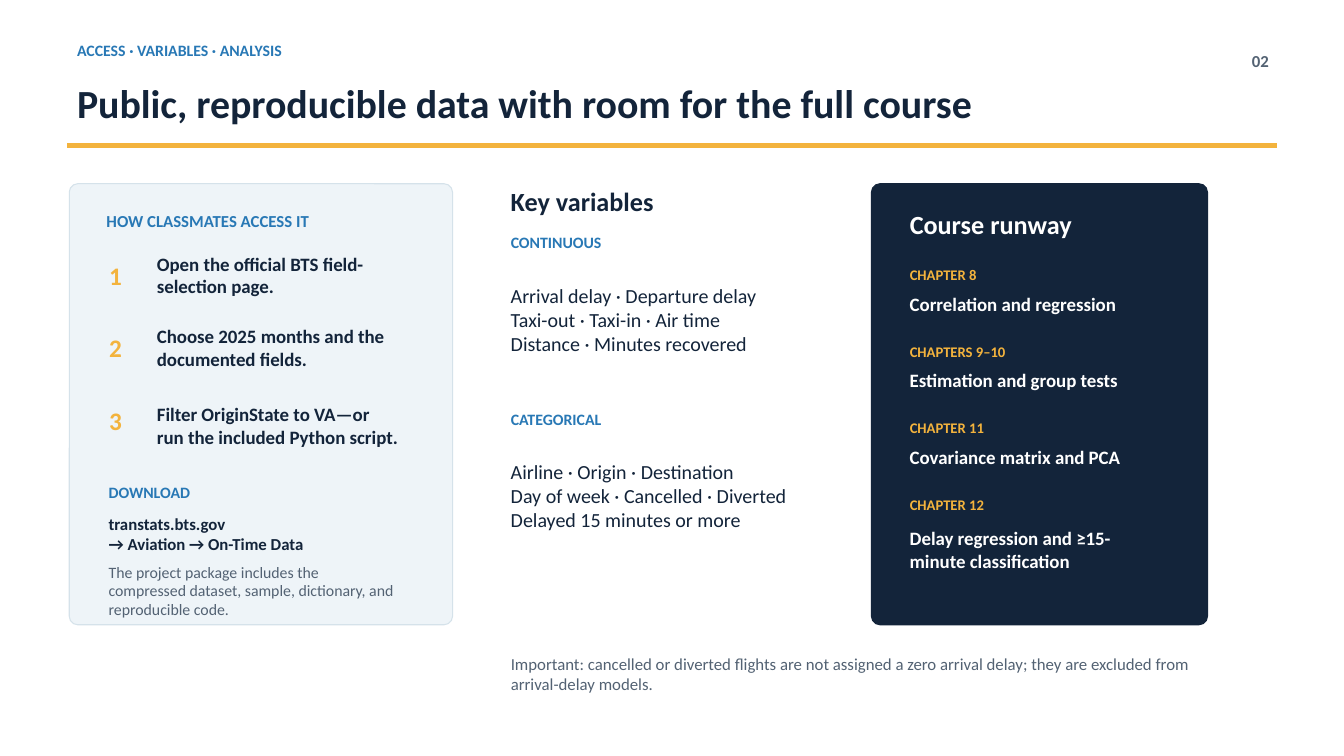
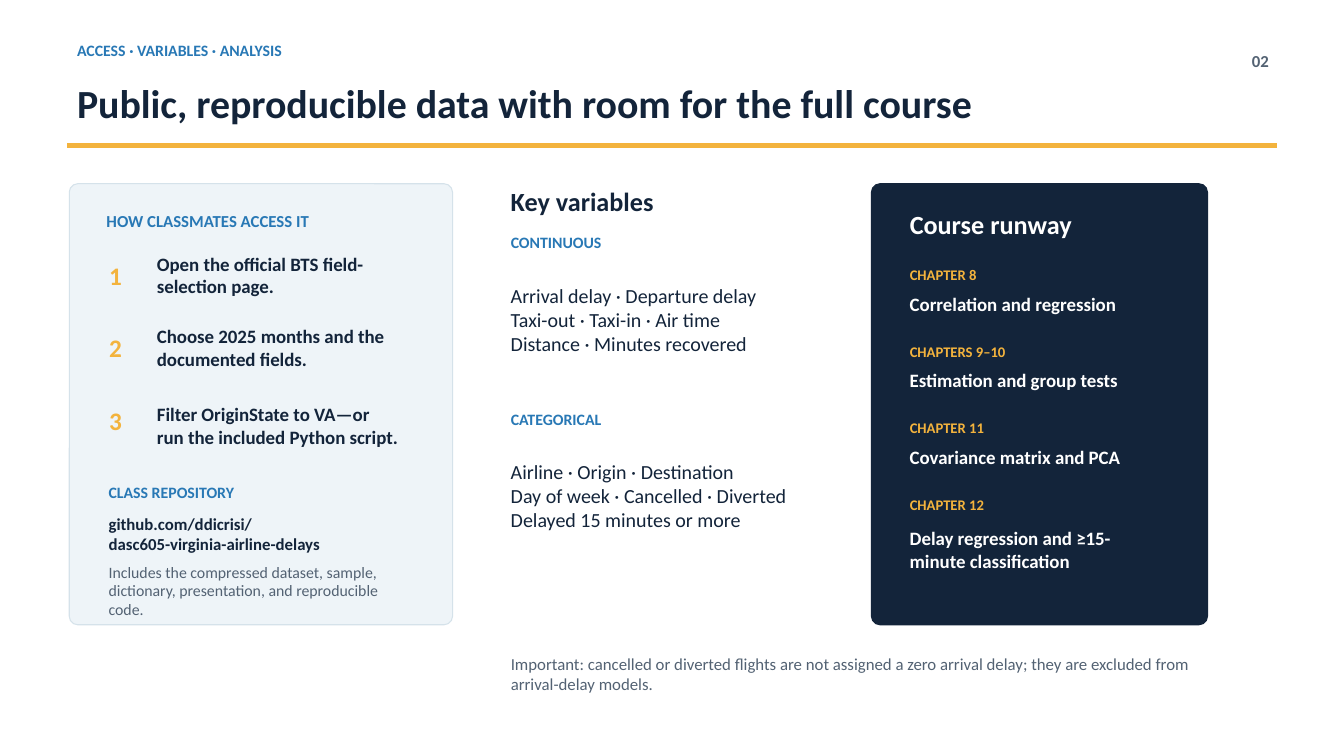
Before and after one commit to ddicrisi/dasc605-virginia-airline-delays, a slide deck: slide 2 of presentation/DASC605_BYOD_Virginia_Airline_Delays.pptx. Drawn at 1344x756 pixels with LibreOffice and Linux fonts; fonts in the diff are those of the drawing. Boxes give left, top, right and bottom in pixels: in the first picture for what was removed or moved away, otherwise in the second. Text is boxed around its words. In the diff, an @@ line names an element or a change of style, - is before the commit and + after.

Commit message:
Update presentation with final repository URL

```diff
--- a/presentation/DASC605_BYOD_Virginia_Airline_Delays.pptx
+++ b/presentation/DASC605_BYOD_Virginia_Airline_Delays.pptx
@@ text at (109,487,234,498): text changed @@
-DOWNLOAD
+CLASS REPOSITORY
@@ text at (109,518,320,553): text changed @@
-transtats.bts.gov
-→ Aviation → On-Time Data
+github.com/ddicrisi/
+dasc605-virginia-airline-delays
@@ text at (109,567,378,615): text changed @@
-The project package includes the compressed dataset, sample, dictionary, and reproducible code.
+Includes the compressed dataset, sample, dictionary, presentation, and reproducible code.
```
Also in this commit, not shown: 1 other file.
